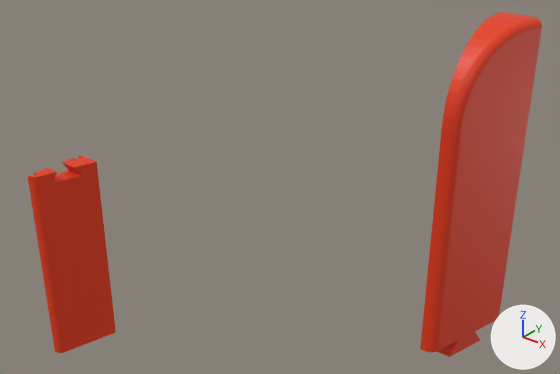
An edit to the Blender file 3d/box.blend, drawn before and after from the same camera.
Rendered twice from a 50 mm camera at (703.0, -357.0, 340.0) aimed at (365.0, 65.0, 79.0). Lighting does not change. The marker at lower right points along +X, +Y and +Z. The picture after the commit comes second.

Objects in the first picture: 'costa-dx', 'costa-dx.002'.
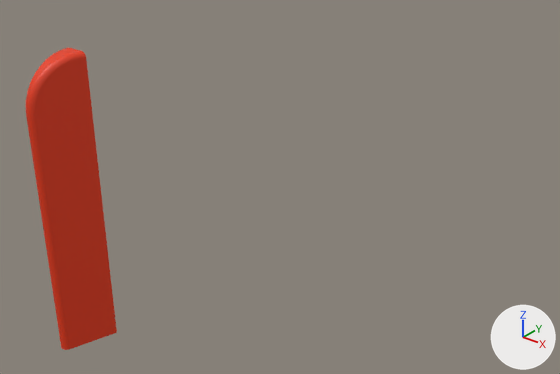
Commit message: fix: smaller blender box

Not drawn themselves, but carrying or shaping drawn objects: ob_pannellino_sopra_002, ob_pannellino_sotto_002, ob_pannello_davanti_002, ob_pannello_dietro_002, ob_rondine_dx, ob_rondine_sx, ob_pannellino_sopra, ob_pannellino_sotto, ob_pannello_davanti, ob_pannello_dietro, ob_vite_muro.

The change in detail:
me_cube_003 is used by ob_costa_dx; location (260.0, 0.0, -150.0).
me_cube_003 had 8 vertices, 6 faces and spanned x -130.0..-106.0, y -4.0..55.0, z 0.0..390.0.
me_cube_003 now has 8 vertices, 6 faces and spans x -130.0..-105.0, y 2.0..55.0, z 0.0..300.0.
me_cube_003 part 1: the whole mesh is scaled about its middle by (1.04, 0.89, 0.769), then moved by (0.0, 4.0, -45.0).
Mesh me_cylinder is new.
It has 128 vertices, 98 faces and spans x -10.0..10.0, y -10.0..10.0, z -8.6..5.0.
Object 'costa-dx' (ob_costa_dx) gains a BEVEL modifier named 'Bevel.002'.
Modifier setting: width = 2.0.
Modifier setting: width_pct = 2.0.
Modifier setting: segments = 11.
Modifier setting: limit_method = 'VGROUP'.
Modifier setting: vertex_group = 'Group.002'.
Object 'costa-dx' (ob_costa_dx) has a BOOLEAN modifier named 'Boolean.004'.
On modifier 'Boolean.004' of object 'costa-dx' (ob_costa_dx), object goes from ob_rondine_sx to ob_vite_muro.
Object 'costa-dx.002' (ob_costa_dx_002) is deleted.
Object 'pannellino-sopra' (ob_pannellino_sopra) moves from (0.0, 40.2, 144.7) to (0.0, 40.2, 60.8).
Object 'pannellino-sotto' (ob_pannellino_sotto) moves from (0.0, 40.2, -148.0) to (11.0, 50.0, -148.0).
Object 'pannello-davanti' (ob_pannello_davanti) moves from (0.0, 0.0, 0.0) to (11.0, 7.0, -42.0).
Object 'pannello-davanti' (ob_pannello_davanti) is rescaled from (1.0, 1.0, 1.0) to (0.919, 1.0, 0.719).
Object 'pannello-dietro' (ob_pannello_dietro) moves from (0.0, 50.0, -150.0) to (11.0, 50.0, -148.0).
Object 'pannello-dietro' (ob_pannello_dietro) is rescaled from (0.9, 0.0172, 1.3) to (0.827, 0.0172, 0.996).
Object 'pannellino-sopra.002' (ob_pannellino_sopra_002) is deleted.
Object 'pannellino-sotto.002' (ob_pannellino_sotto_002) is deleted.
Object 'pannello-davanti.002' (ob_pannello_davanti_002) is deleted.
Object 'pannello-dietro.002' (ob_pannello_dietro_002) is deleted.
Object 'rondine-dx' (ob_rondine_dx) is deleted.
Object 'rondine-sx' (ob_rondine_sx) is deleted.
Object 'vite-muro' (ob_vite_muro) is new; it shows me_cylinder.
Its location is (143.7, 54.0, 132.0).
Its rotation in degrees is (-90, 0, 0).
Its scale is (0.767, 0.767, 0.767).

Pixel boxes [x1, y1, x2, y2] of what changed, in the pictures (560 x 374 px; the box of a moved part takes in the faces that stretch with it):
'costa-dx.002', deleted (red)
    before: [420, 12, 542, 357]
'costa-dx', reshaped, mesh rescaled, modifiers changed (52% taller)
    before: [28, 155, 116, 353]
    after: [26, 48, 117, 350]
part 1 of me_cube_003, moved or reshaped
    before: [28, 162, 116, 353]
    after: [26, 48, 117, 350]
